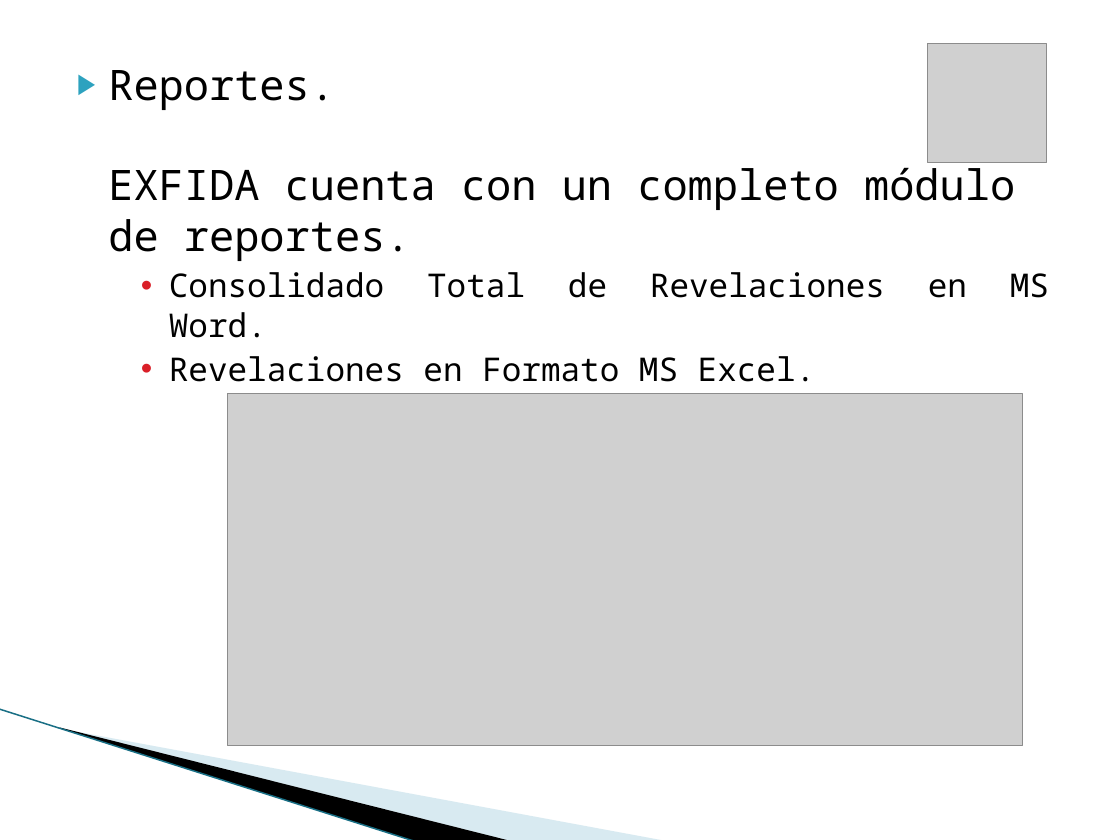
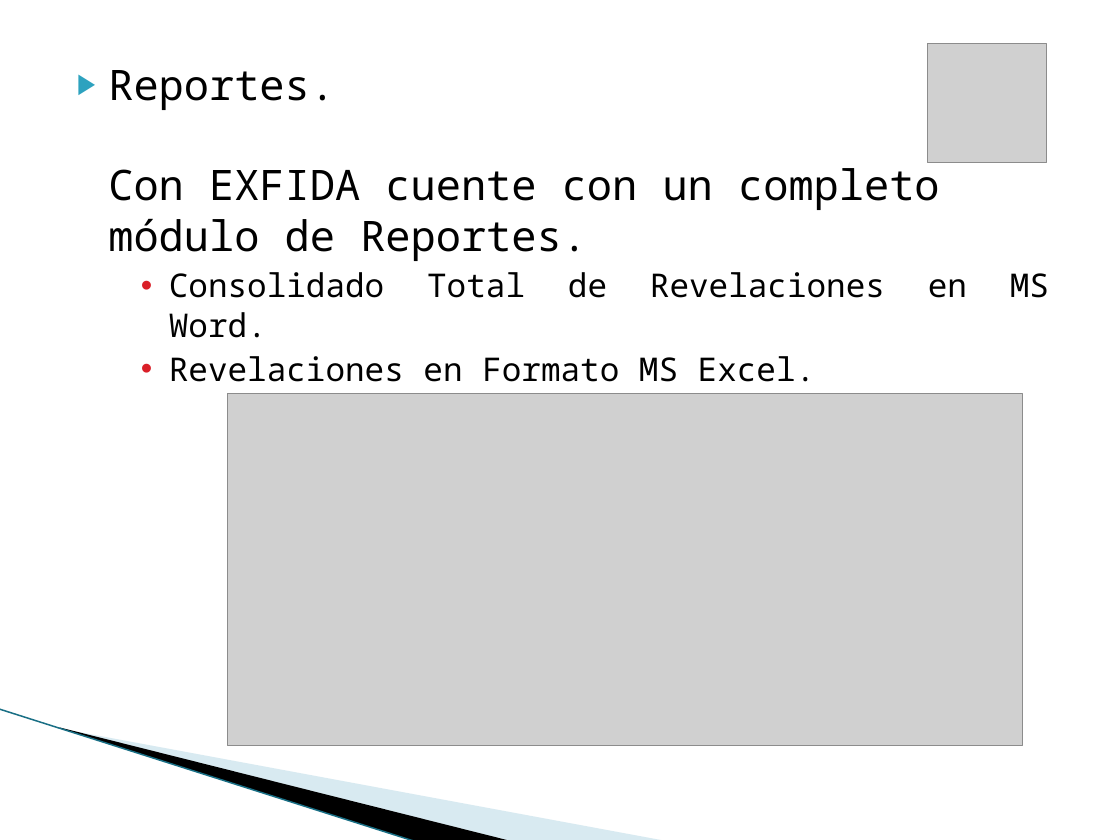
Before and after one commit to vicky1404/rev-ii, a slide deck: slide 18 of docs/comercial/brochure.pptx. Drawn at 1120x840 pixels with LibreOffice and Linux fonts; fonts in the diff are those of the drawing; grey boxes stand for pictures; background and template pictures are left out. Boxes give left, top, right and bottom in pixels: in the first picture for what was removed or moved away, otherwise in the second. Text is boxed around its words. In the diff, an @@ line names an element or a change of style, - is before the commit and + after.

```diff
--- a/docs/comercial/brochure.pptx
+++ b/docs/comercial/brochure.pptx
@@ text at bbox=[108, 70, 940, 261]: text changed @@
-▶ Reportes.
-  EXFIDA cuenta con un completo módulo de reportes.
+▶ Reportes.
+  Con EXFIDA cuente con un completo módulo de Reportes.
```
Also in this commit, not shown: 8 other slides changed.
